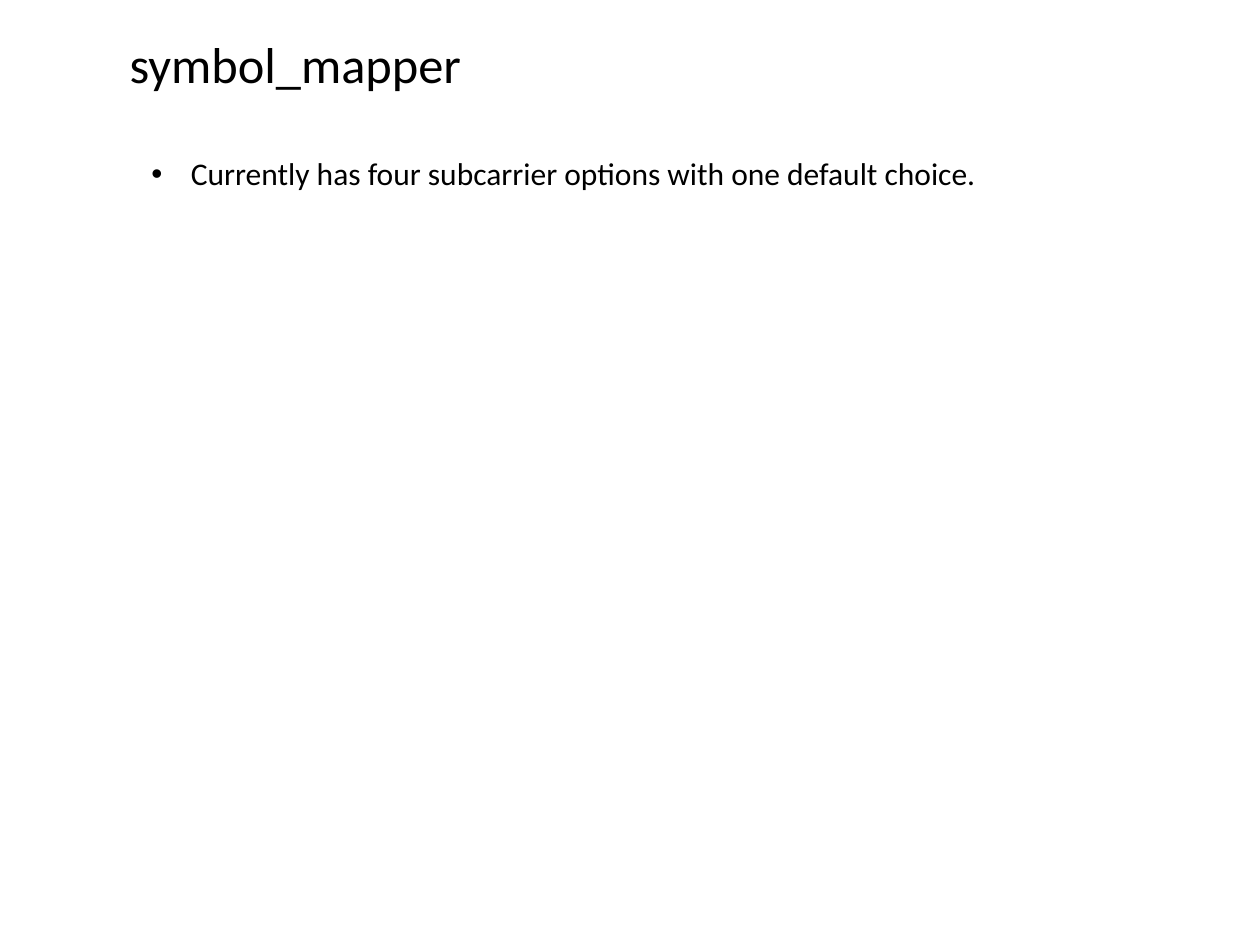
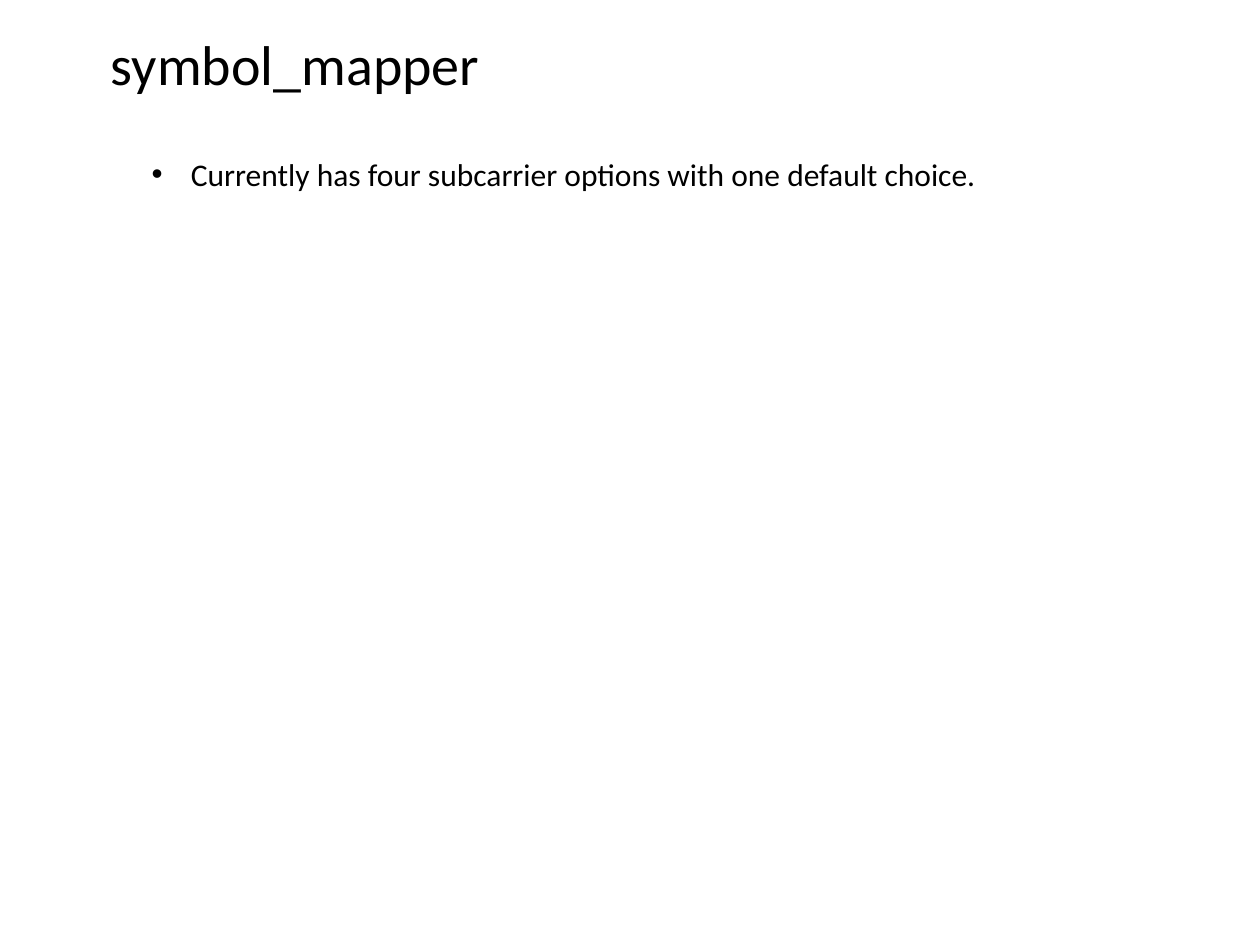
Before and after one commit to r4tn3sh/ncofdm_final, a slide deck: slide 5 of Blocks.pptx. Drawn at 1260x945 pixels with LibreOffice and Linux fonts; fonts in the diff are those of the drawing. Boxes give left, top, right and bottom in pixels: in the first picture for what was removed or moved away, otherwise in the second. Text is boxed around its words. In the diff, an @@ line names an element or a change of style, - is before the commit and + after.

```diff
--- a/Blocks.pptx
+++ b/Blocks.pptx
@@ text "symbol_mapper" at box(111, 46, 479, 94): size 28.8 to 32 pt @@
```
Also in this commit, not shown: 3 other slides changed, 1 slide added, 13 other files.
